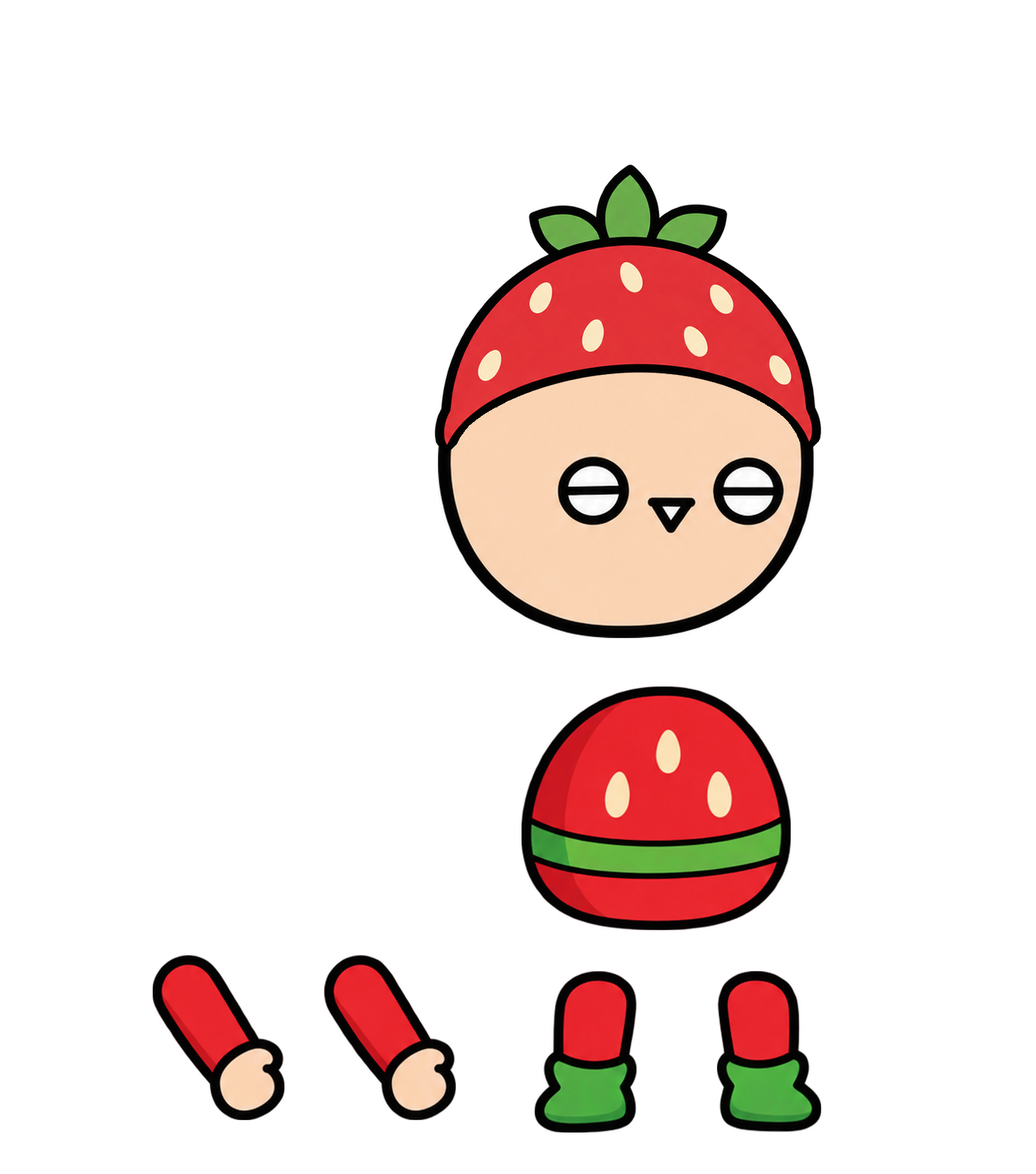
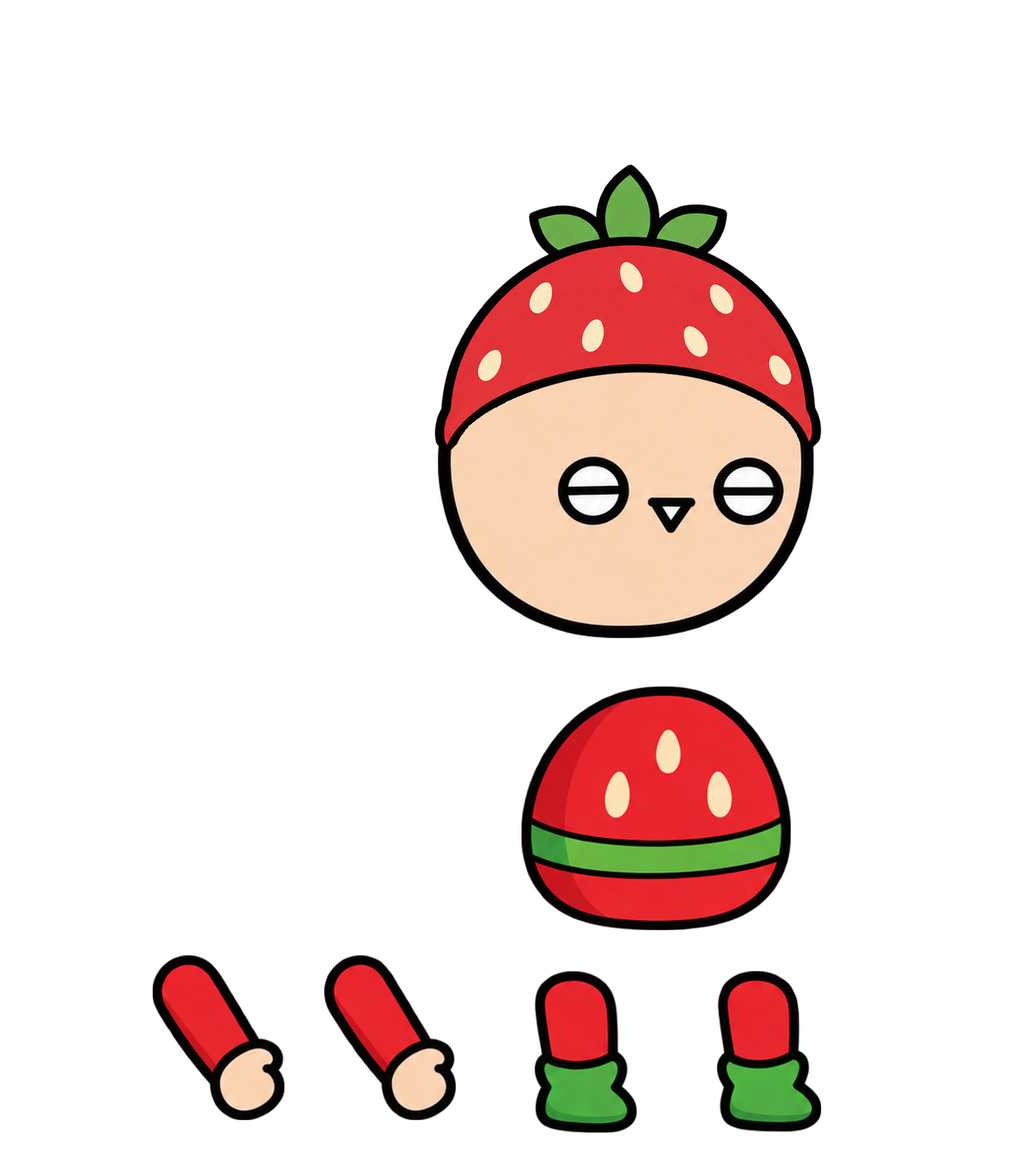
The second 1036px x 1174px image is a revision of the first. Changes to its layers:
painted on "다리1" over bbox(534, 970, 637, 1133)
